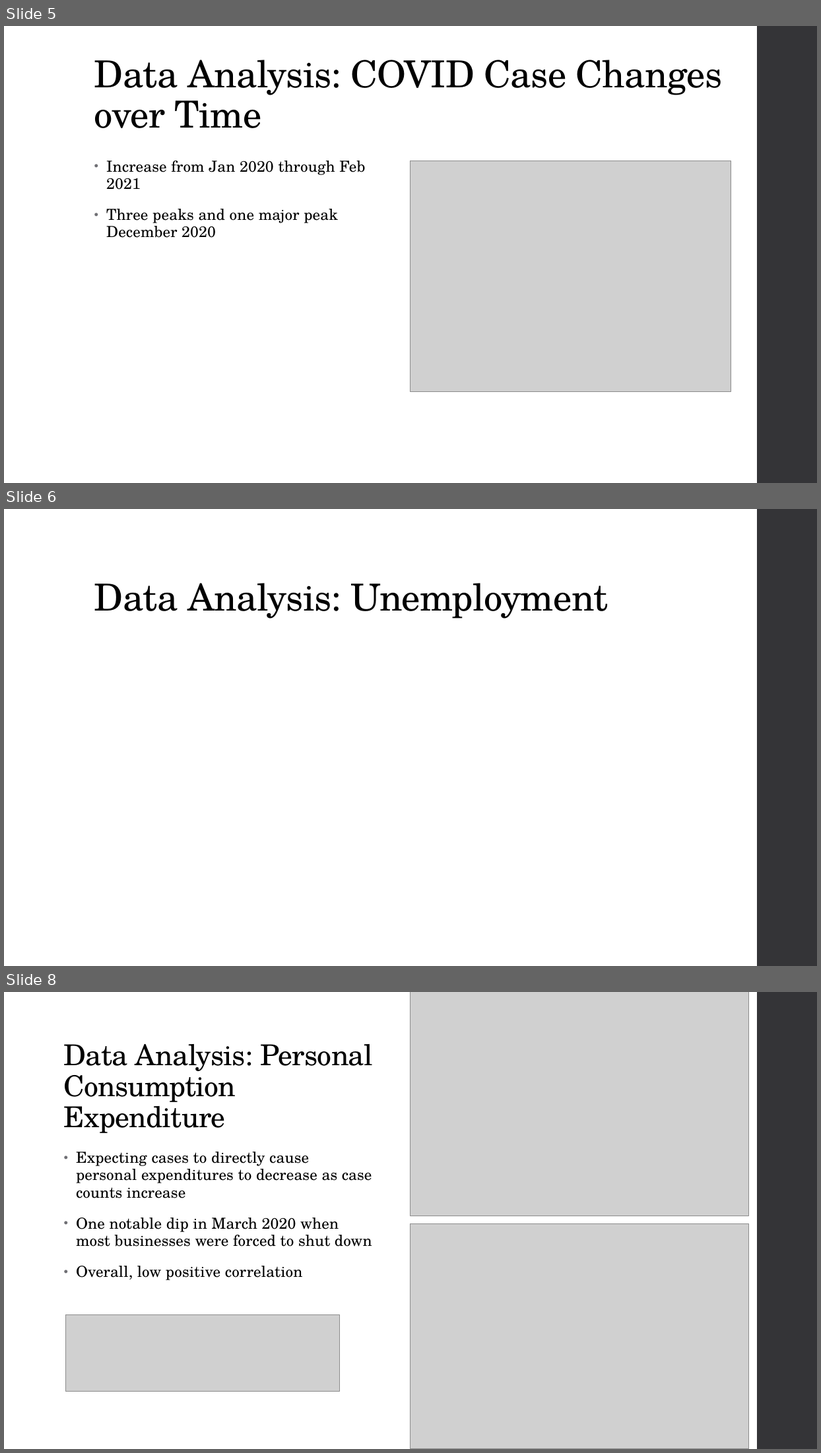
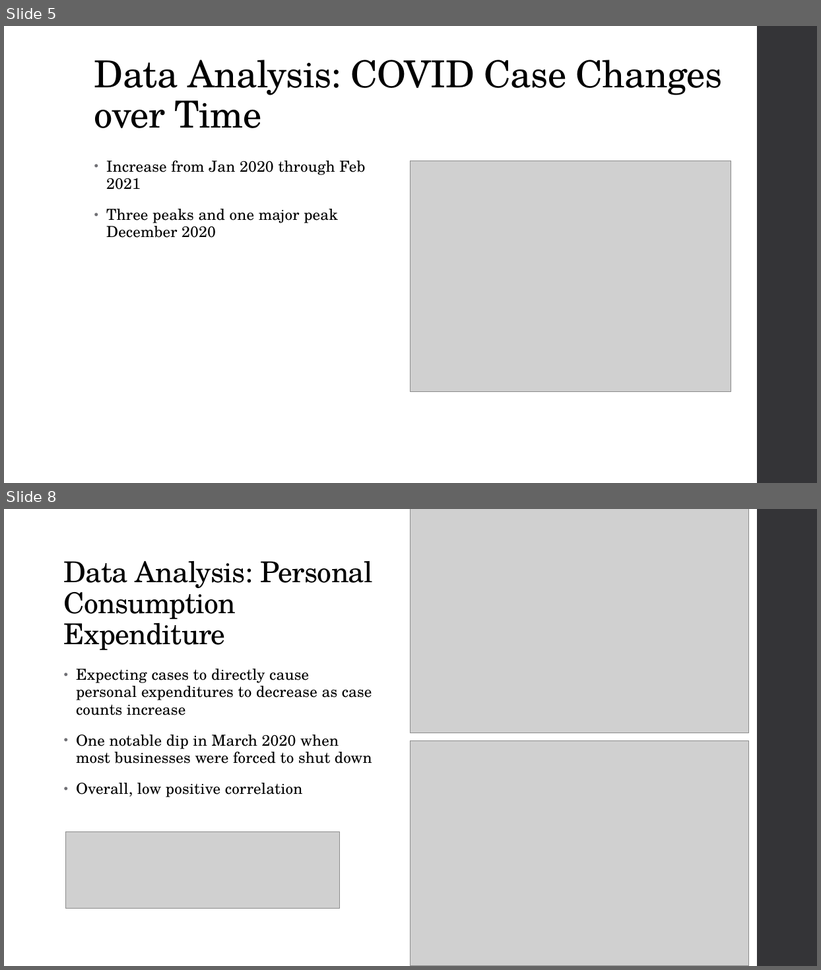
Before and after one commit to priscilla-wong/Project_1, a slide deck: Project_1_Slides.pptx. Shown one above the other, each under a label of ours: slides 5, 6 and 8 before the commit, slides 5 and 8 after it; the slides between them are not shown. The pictures are 821x1453 and 821x970 pixels, drawn with LibreOffice and Linux fonts; fonts in the diff are those of the drawing; grey boxes stand for pictures. Boxes give left, top, right and bottom in pixels: in the first picture for what was removed or moved away, otherwise in the second. Text is boxed around its words. In the diff, an @@ line names an element or a change of style, - is before the commit and + after.

```diff
--- a/Project_1_Slides.pptx
+++ b/Project_1_Slides.pptx
@@ slide 6 removed at [4,509,817,966], background #FFFFFF; not listed: 1 template element that a slide beside it also shows @@
@@ title removed at [94,583,609,619] @@
-Data Analysis: Unemployment
```
Also in this commit, not shown: 5 slides changed, 2 slides added.
